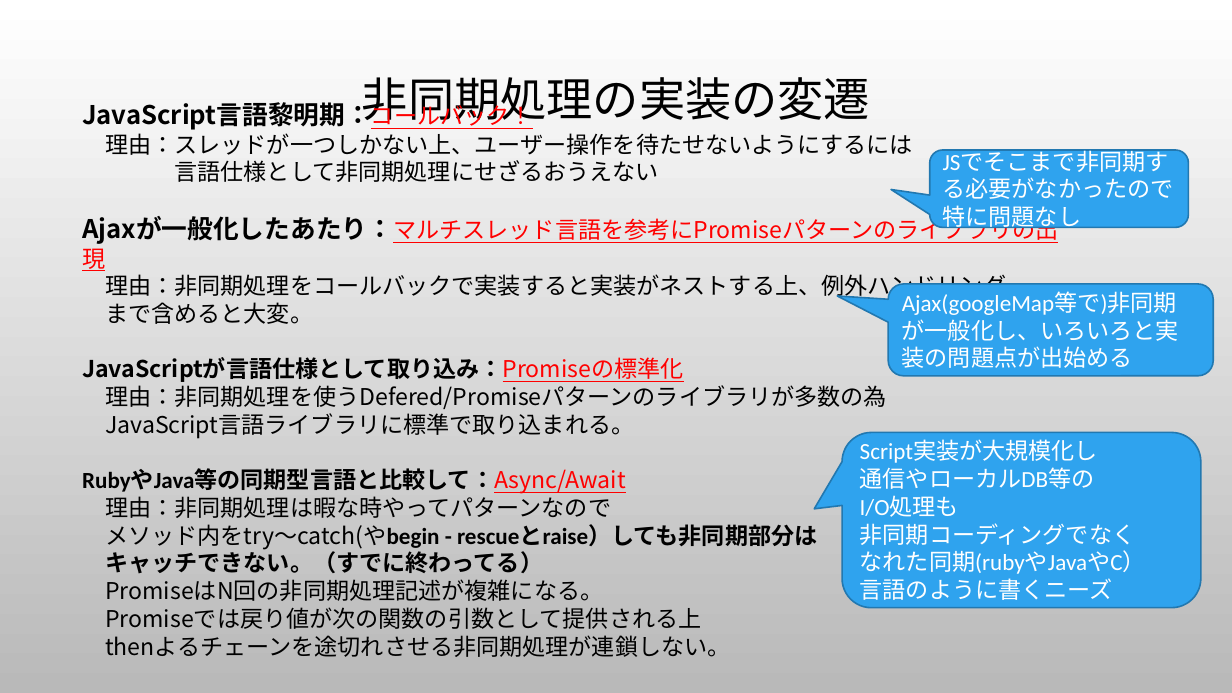
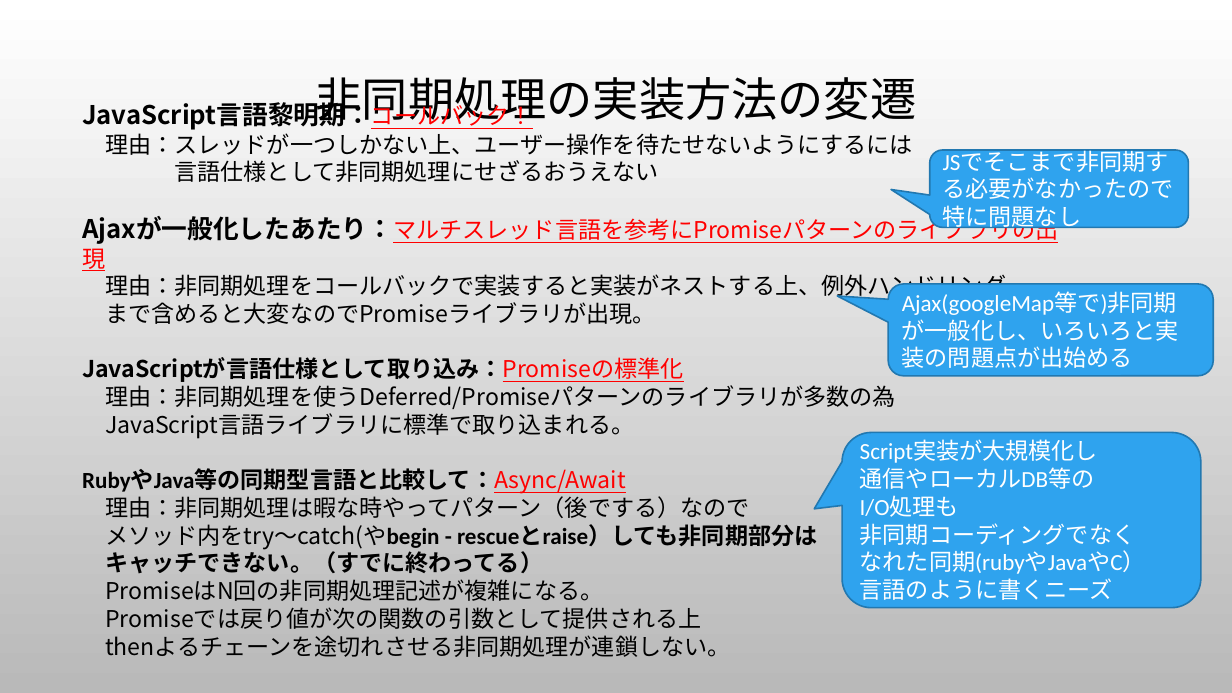
Before and after one commit to hideki-uemura/jsasync_question, a slide deck: slide 14 of 本当は難しいJavaScriptの話.pptx. Drawn at 1232x693 pixels with LibreOffice and Linux fonts; fonts in the diff are those of the drawing; background and template pictures are left out. Boxes give left, top, right and bottom in pixels: in the first picture for what was removed or moved away, otherwise in the second. Text is boxed around its words. In the diff, an @@ line names an element or a change of style, - is before the commit and + after.

```diff
--- a/本当は難しいJavaScriptの話.pptx
+++ b/本当は難しいJavaScriptの話.pptx
@@ title at [316, 77, 917, 127]: text changed @@
-非同期処理の実装の変遷
+非同期処理の実装方法の変遷
@@ text at [105, 302, 656, 324]: text changed @@
-まで含めると大変。
+まで含めると大変なのでPromiseライブラリが出現。
@@ text at [105, 385, 896, 409]: text changed @@
-理由：非同期処理を使うDefered/Promiseパターンのライブラリが多数の為
+理由：非同期処理を使うDeferred/Promiseパターンのライブラリが多数の為
@@ text at [105, 493, 749, 518]: text changed @@
-理由：非同期処理は暇な時やってパターンなので
+理由：非同期処理は暇な時やってパターン（後でする）なので
```
Also in this commit, not shown: 4 other slides changed, 1 other file.
